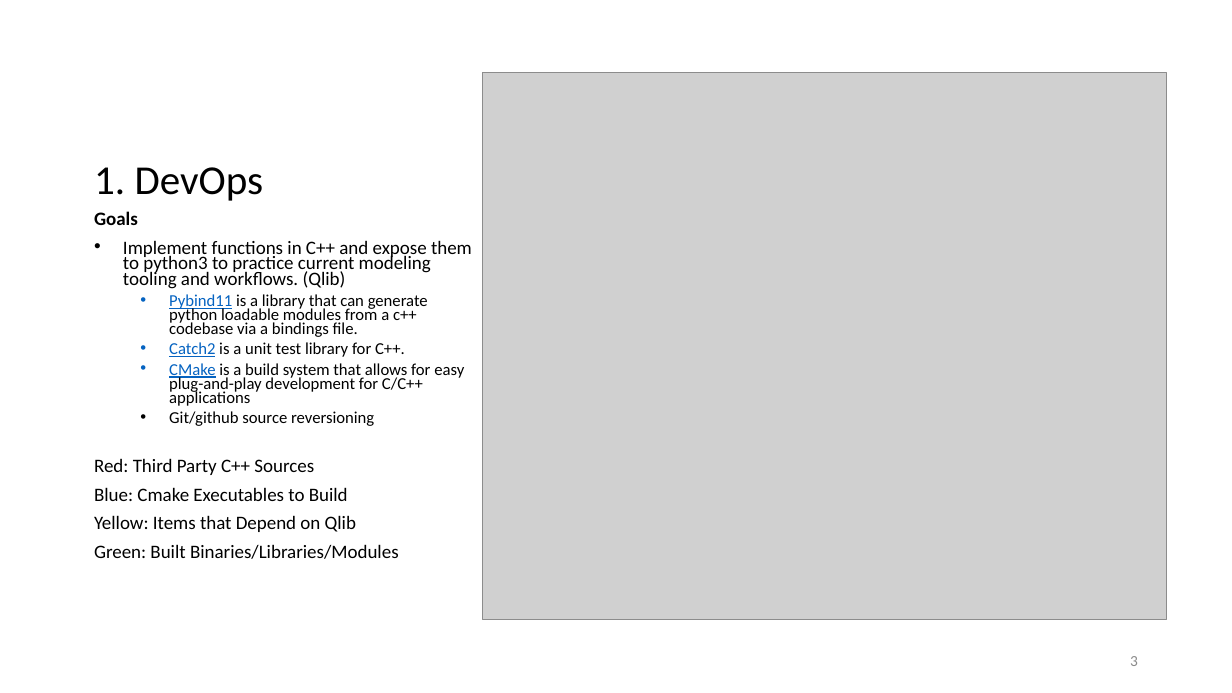
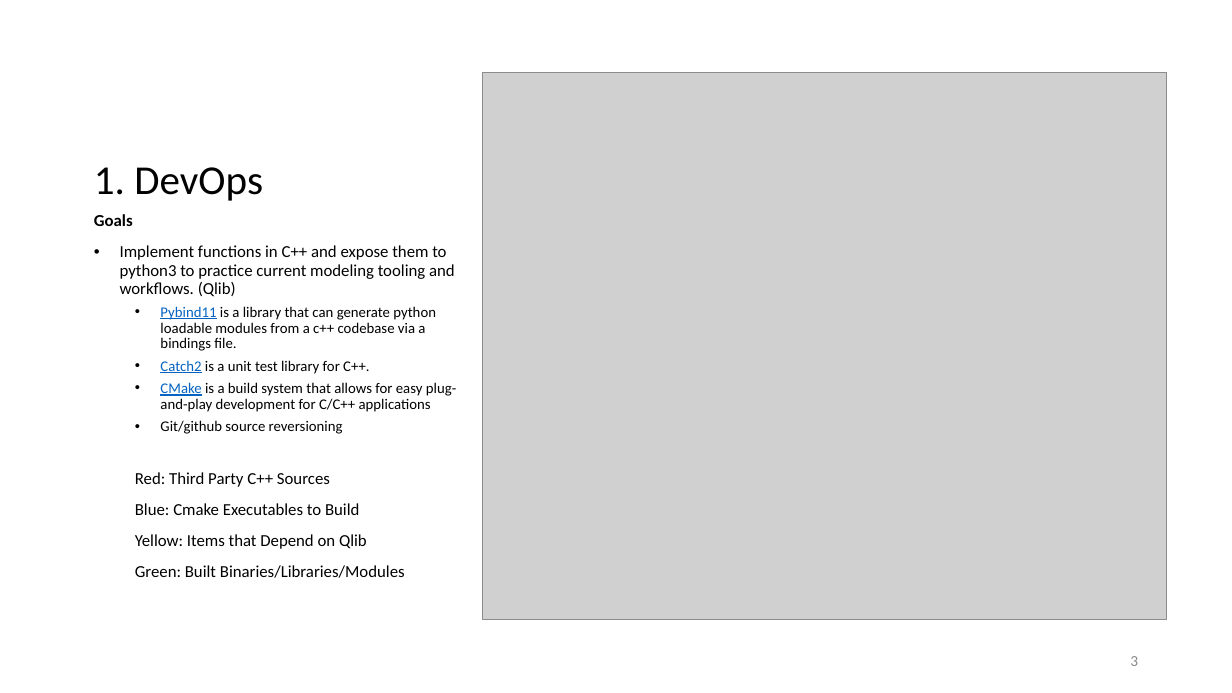
Before and after one commit to jsmartini/FI520QuantFin, a slide deck: slide 3 of FI520 Project Workflow.pptx. Drawn at 1232x693 pixels with LibreOffice and Linux fonts; fonts in the diff are those of the drawing; grey boxes stand for pictures. Boxes give left, top, right and bottom in pixels: in the first picture for what was removed or moved away, otherwise in the second. Text is boxed around its words. In the diff, an @@ line names an element or a change of style, - is before the commit and + after.

```diff
--- a/FI520 Project Workflow.pptx
+++ b/FI520 Project Workflow.pptx
@@ text "Goals" at [94,214,456,578]: size 14.8 to 13.1 pt in "Goals", "Implement functions in C++ and expose them ...", "Red: Third Party C++ Sources", "Blue: Cmake Executables to Build" and 2 more places; size 12.9 to 11.5 pt in "Pybind11 is a library that can generate ...", "Catch2 is a unit test library for ...", "CMake is a build system that allows ...", "Git/github source reversioning"; line spacing 0.7 to 0.9; indent changed @@
```
Also in this commit, not shown: 7 other slides changed, 4 other files.
